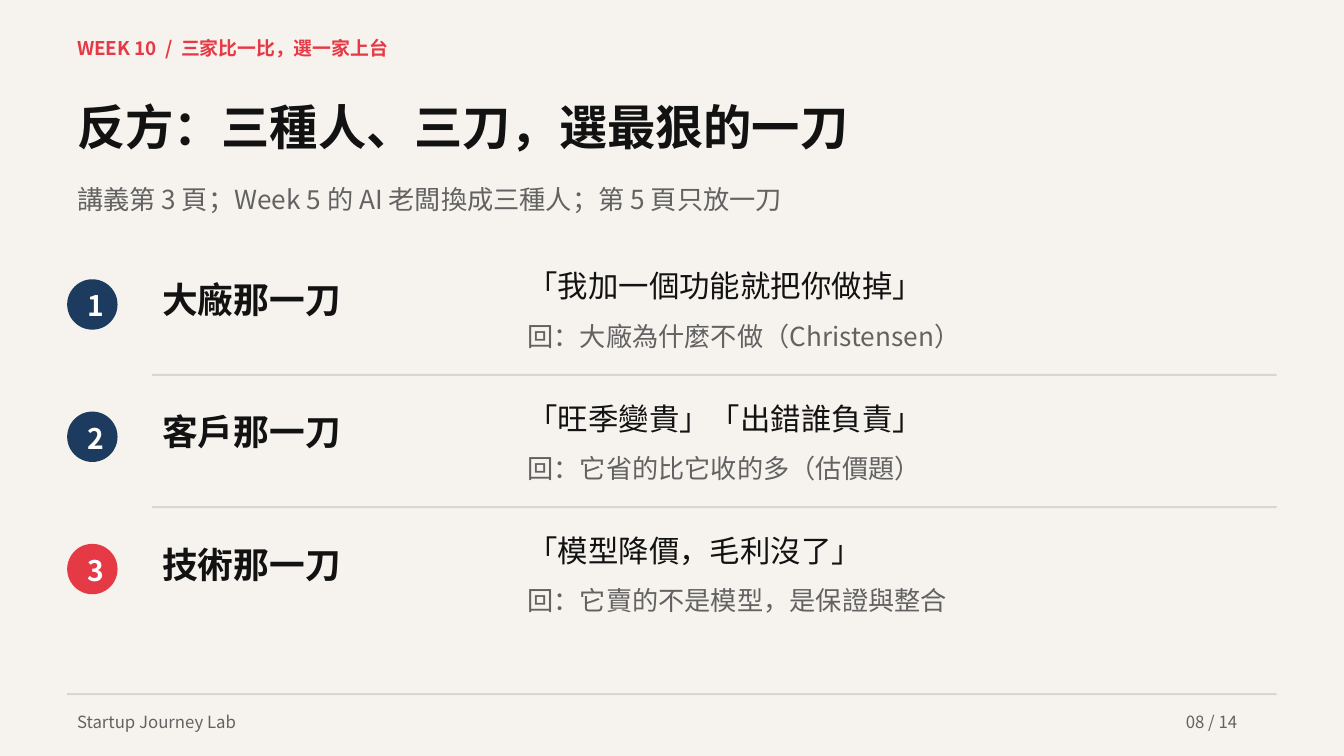
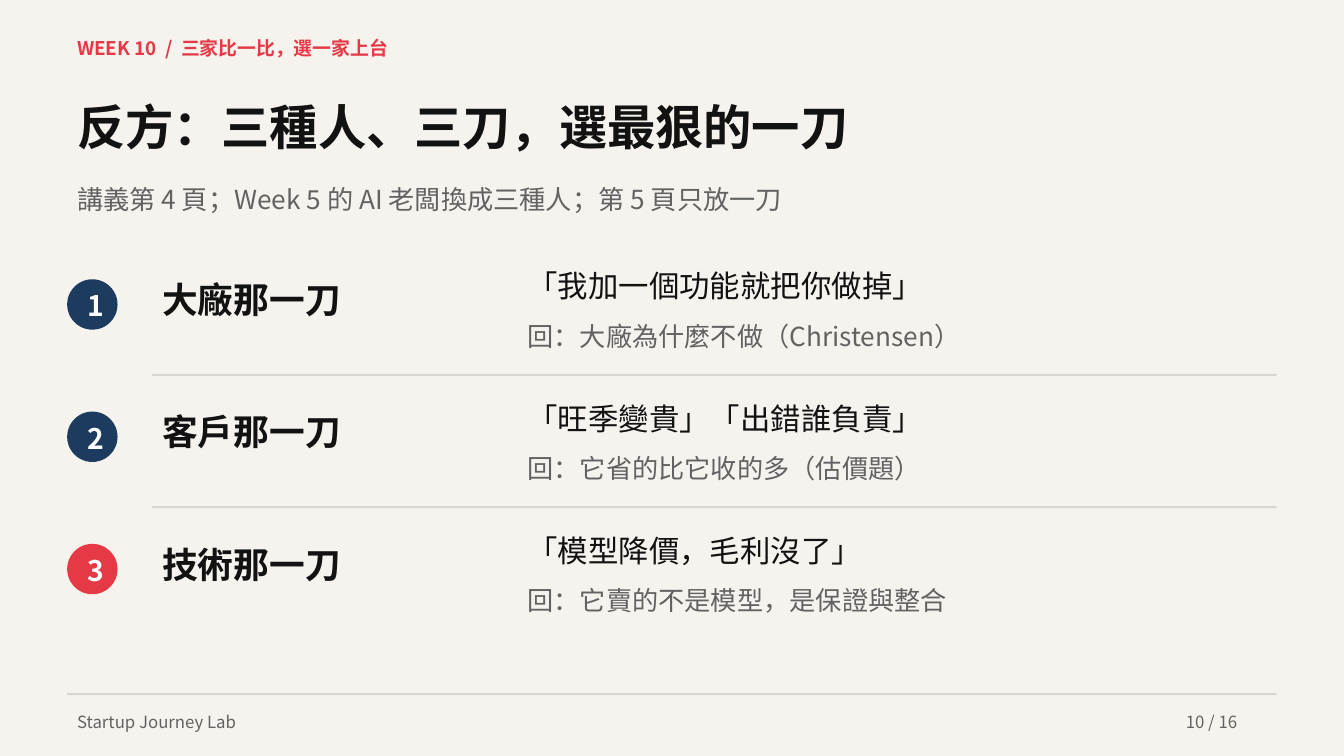
Before and after one commit to hpyuan1220/startup-journey-lab-app, a slide deck: slide 10 of materials/Week10_教學簡報.pptx (slide 8 before the commit). Drawn at 1344x756 pixels with LibreOffice and Linux fonts; fonts in the diff are those of the drawing. Boxes give left, top, right and bottom in pixels: in the first picture for what was removed or moved away, otherwise in the second. Text is boxed around its words. In the diff, an @@ line names an element or a change of style, - is before the commit and + after.

```diff
--- a/materials/Week10_教學簡報.pptx
+++ b/materials/Week10_教學簡報.pptx
@@ text at [77, 187, 782, 213]: text changed @@
-講義第 3 頁；Week 5 的 AI 老闆換成三種人；第 5 頁只放一刀
+講義第 4 頁；Week 5 的 AI 老闆換成三種人；第 5 頁只放一刀
@@ text at [1186, 715, 1238, 728]: text changed @@
-08 / 14
+10 / 16
```
Also in this commit, not shown: 13 other slides changed, 2 slides added, 14 other files.
